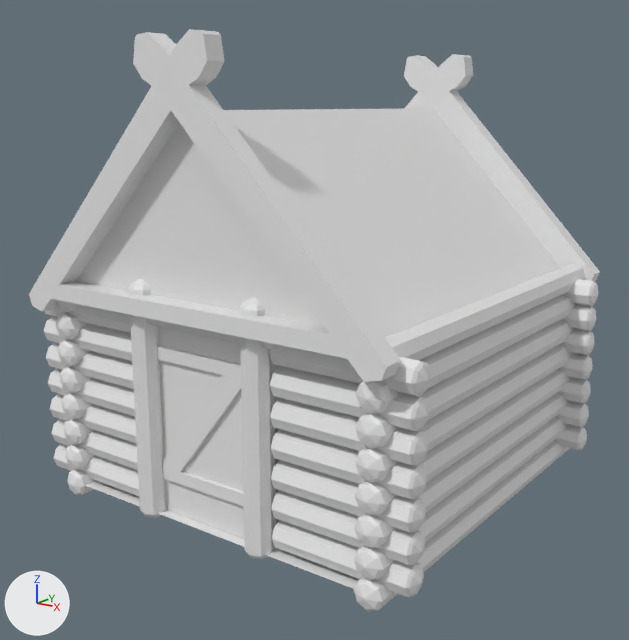
The Blender file casa_de_madeira.blend, before and after one commit.
Both versions are drawn from a 50 mm camera at (9.95, -10.46, 5.47) aimed at (-0.15, 3.26, 1.25). Arrows for +X, +Y and +Z are at lower left; the lights stay in place.

Objects in the first picture: 'Cube', 'Plane.001', 'Plane.002', 'tronco', 'tronco.002', 'tronco.004', 'tronco.005'.
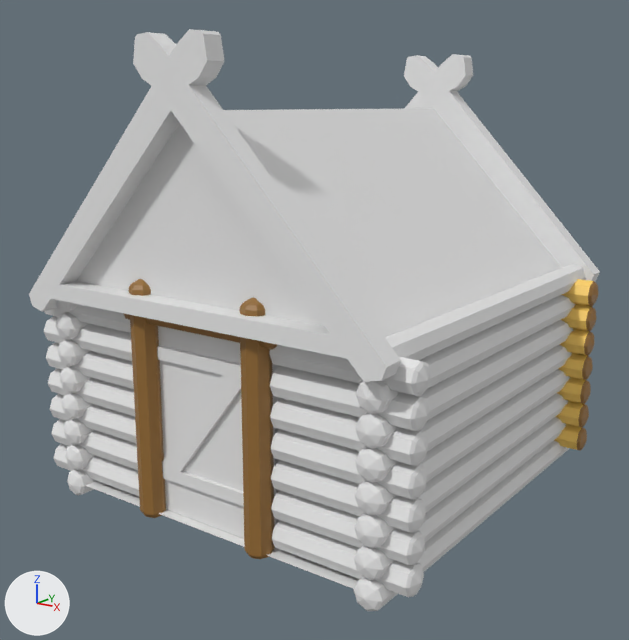
Location of each change, [x1, y1, x2, y2] in pixels of the pictures (629 x 640 px):
'tronco', recoloured (grey to brown)
    both: [123, 279, 277, 559]
part 1 of me_cylinder_005, deleted
    before: [580, 284, 598, 449]
part 2 of me_cylinder_005, recoloured (grey to brown)
    both: [555, 279, 597, 451]

Patch to the scene script:
```diff
--- a/casa_de_madeira.blend.py
+++ b/casa_de_madeira.blend.py
@@ img_troncos_casa_de_madeira_dififuse_color @@
+img_troncos_casa_de_madeira_dififuse_color = load_image('troncos_casa_de_madeira_dififuse_color', 'img/troncos_casa_de_madeira_dififuse_color.png', 1024, 1024, 'sRGB')
@@ mat_troncos_casa_de_madeira_dififuse_color @@
+mat_troncos_casa_de_madeira_dififuse_color = principled_material('troncos_casa_de_madeira_dififuse_color')
+mat_troncos_casa_de_madeira_dififuse_color.texture = img_troncos_casa_de_madeira_dififuse_color
@@ me_cylinder_005 @@
 # used by ob_tronco_004; location = (2.85, 5.14, 1.66); rotation_euler = (0.0, 1.571, 0.0), in degrees (0, 90, 0); scale = (0.266, 0.266, 0.245)
-me_cylinder_005.from_pydata(...)  # 56 vertices, 50 faces; spans x -1.0..1.0, y 6.5..8.5, z -28.2..5.7
+me_cylinder_005.from_pydata(...)  # 42 vertices, 48 faces; spans x -1.0..1.0, y 6.5..8.5, z -28.2..5.7
+# me_cylinder_005 part 1: 7 vertices removed from x 0.0, y 7.5, z 5.7
+# me_cylinder_005 part 2: 32 faces spanning x -1.0..1.0, y 6.5..8.5, z -27.9..5.4 switch from no material to mat_troncos_casa_de_madeira_dififuse_color (picture img_troncos_casa_de_madeira_dififuse_color)
@@ me_cylinder_001 @@
 me_cylinder_001.from_pydata(...)  # 168 vertices, 150 faces; spans x -2.55..2.02, y -0.49..0.02, z -1.76..1.76
+me_cylinder_001.materials.append(mat_troncos_casa_de_madeira_dififuse_color)  # picture img_troncos_casa_de_madeira_dififuse_color
```
